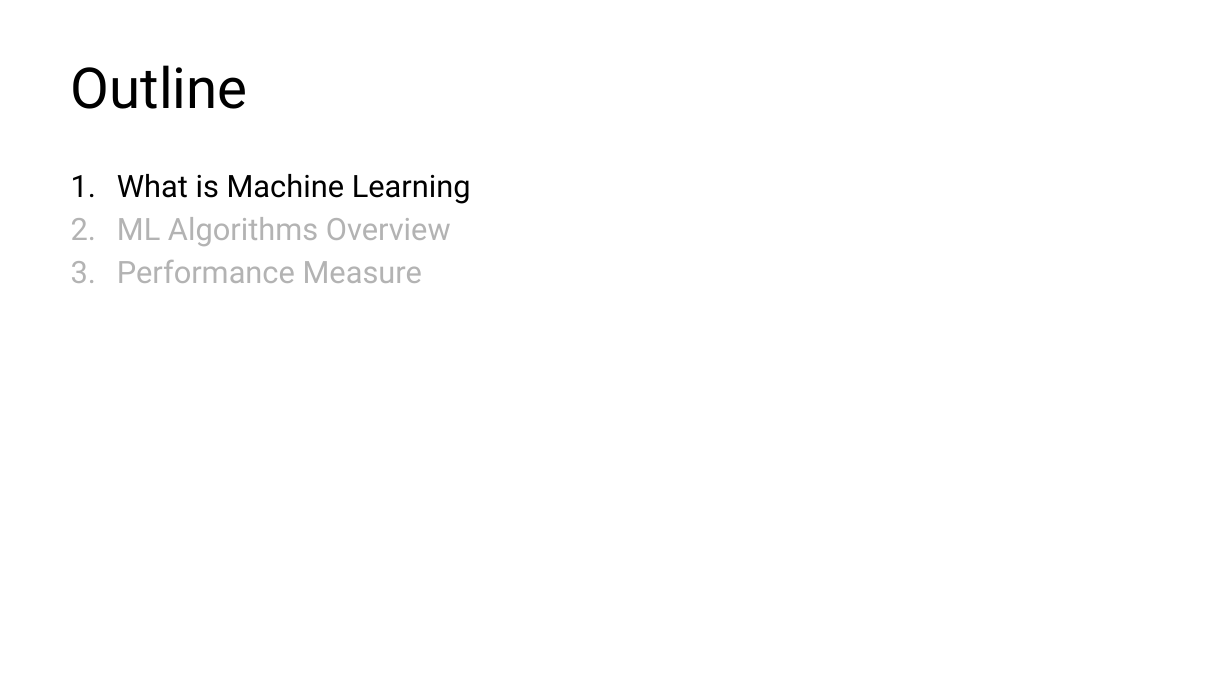
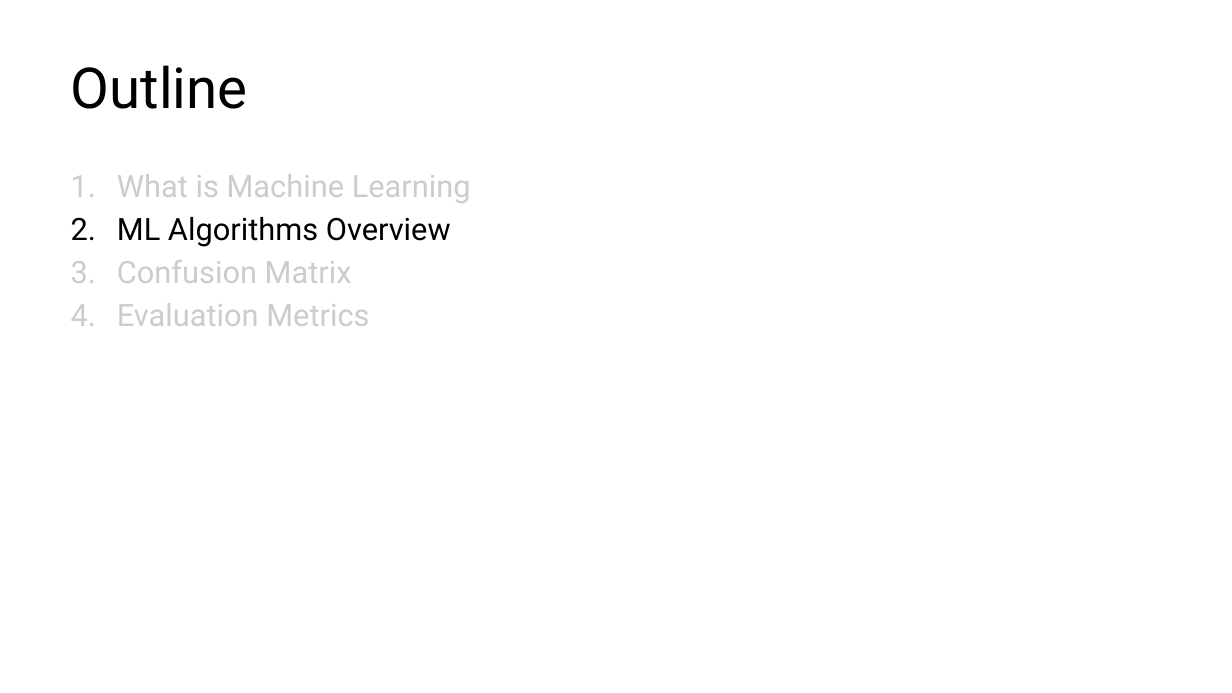
Before and after one commit to kershrita/Data-Science-Roadmap, a slide deck: slide 6 of slides/Session 07 - Machine Learning Overview.pptx (slide 4 before the commit). Drawn at 1232x693 pixels with LibreOffice and Linux fonts; fonts in the diff are those of the drawing. Boxes give left, top, right and bottom in pixels: in the first picture for what was removed or moved away, otherwise in the second. Text is boxed around its words. In the diff, an @@ line names an element or a change of style, - is before the commit and + after.

Commit message:
add evaluation metrics to the slides

```diff
--- a/slides/Session 07 - Machine Learning Overview.pptx
+++ b/slides/Session 07 - Machine Learning Overview.pptx
@@ text at (117,174,471,247): text colour #000000 to #CCCCCC in "What is Machine Learning"; text colour #B3B3B3 to #000000 in "ML Algorithms Overview" @@
@@ text at (117,260,369,326): text changed; text colour #B3B3B3 to #CCCCCC @@
-3. Performance Measure
+3. Confusion Matrix
+4. Evaluation Metrics
```
Also in this commit, not shown: 3 other slides changed, 3 slides added.
